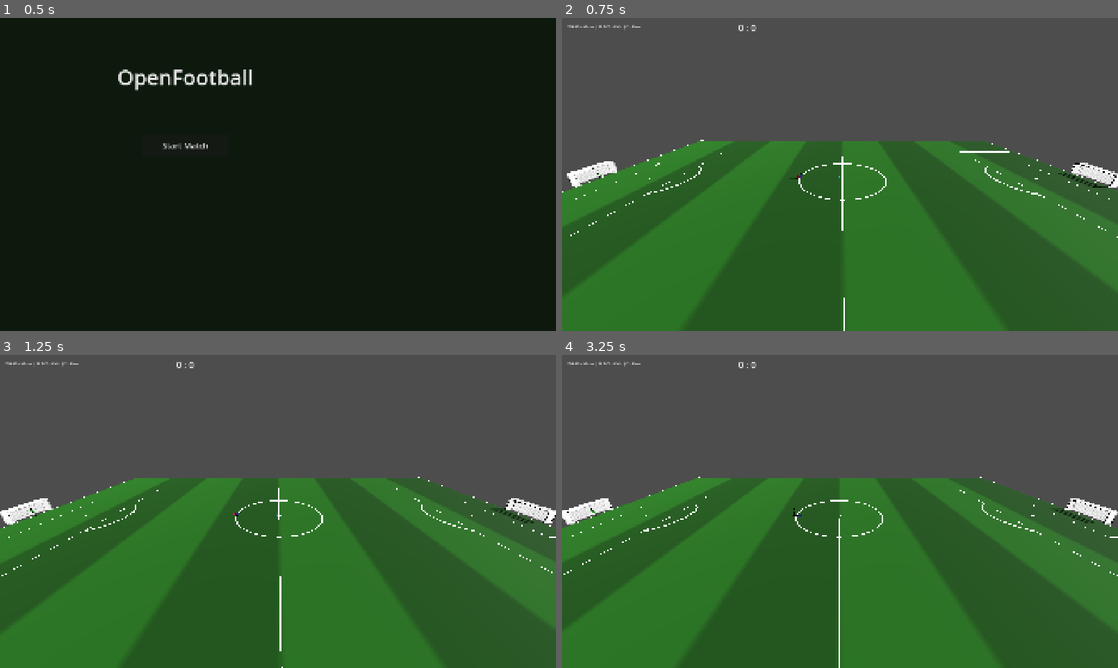
Above: before the commit, frames 1-4 (two rows, left to right).
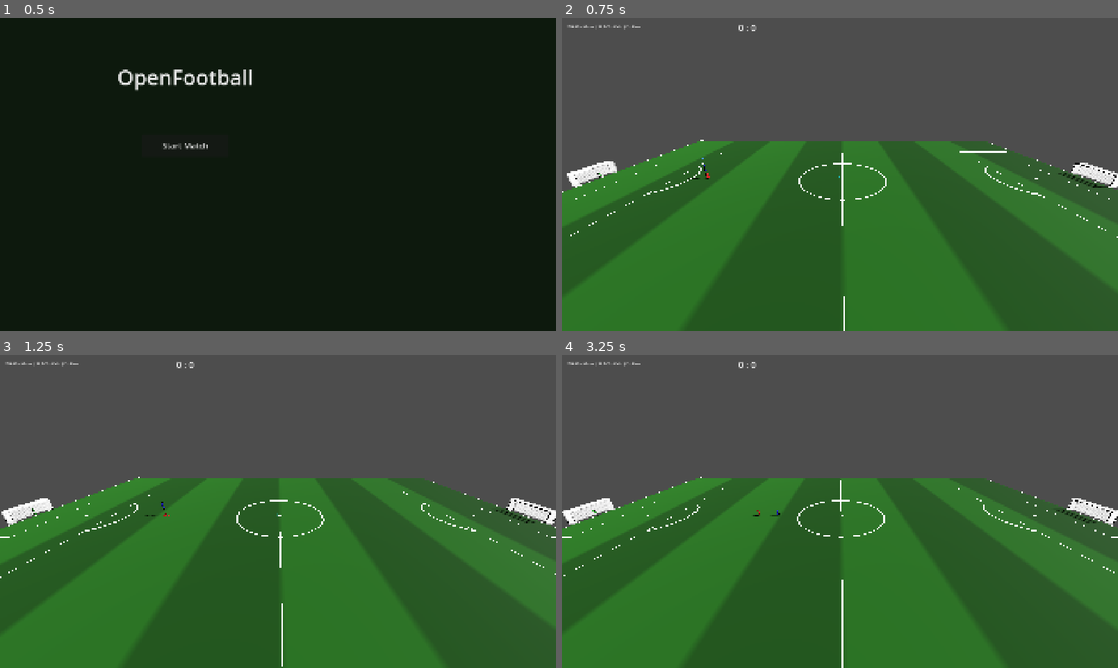
Above: after the commit, the same moments.

Repository: Churikov0112/open_football
Game: Godot game, scene res://scenes/main_menu.tscn
Two runs of this game, one before a commit and one after it. Both use one fixed random seed, a clock stepped at 60 frames per second and the inputs below.
Inputs (mouse positions are in pixels of both pictures, inside the frame that each line leads up to):
- Up to frame 1 (0.5 s): no input
- Up to frame 2 (0.75 s): click "Start Match" at 0.5 s
- Up to frame 3 (1.25 s): no input
- Up to frame 4 (3.25 s): move the mouse to (962, 495) at 1.27 s; hold Right (move_right) 1.28-2 s; hold E (combo_curl) 1.28-2 s; click (962, 495) at 1.42 s; drag from (728, 527) to (812, 574) at 2.02 s; move the mouse to (895, 442) at 2.77 s; hold Right (move_right) from 2.78 s (still down); hold D (kick) from 2.78 s (still down)

Frame 1 is identical in both runs. In frame 2, 0.1% of the frame differs, in the area x 0-100%, y 42-90%; in frame 3, 0.9%; in frame 4, 1.2%, in the area x 0-100%, y 38-100%.

Commit message:
tweak(match): spawn opponent 30m ahead (was 10m) for more room at kickoff
Co-Authored-By: Claude Opus 4.8 <noreply@anthropic.com>

Diff:
--- a/scripts/match/match_manager.gd
+++ b/scripts/match/match_manager.gd
@@ -724,7 +724,7 @@
 	cfg.team_group = &"team_2"
 	cfg.role = PlayerConfig.Role.FWD
 	cfg.kit_color = Color(0.9, 0.1, 0.1)
-	cfg.spawn_pos = Vector3(0, 0.5, -10)   # 10 м впереди человека (по направлению атаки −Z)
+	cfg.spawn_pos = Vector3(0, 0.5, -30)   # 30 м впереди человека (по направлению атаки −Z)
 	cfg.display_name = "PlayerAway"
 	cfg.ai_script = preload("res://scripts/ai/simple_ai.gd")
 	cfg.connect_action_signals = true
